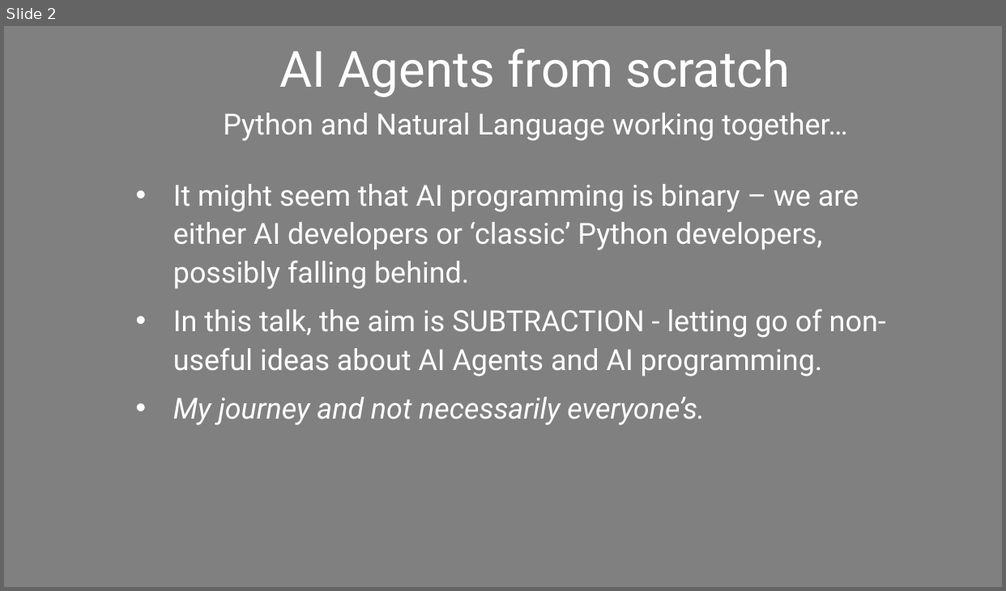
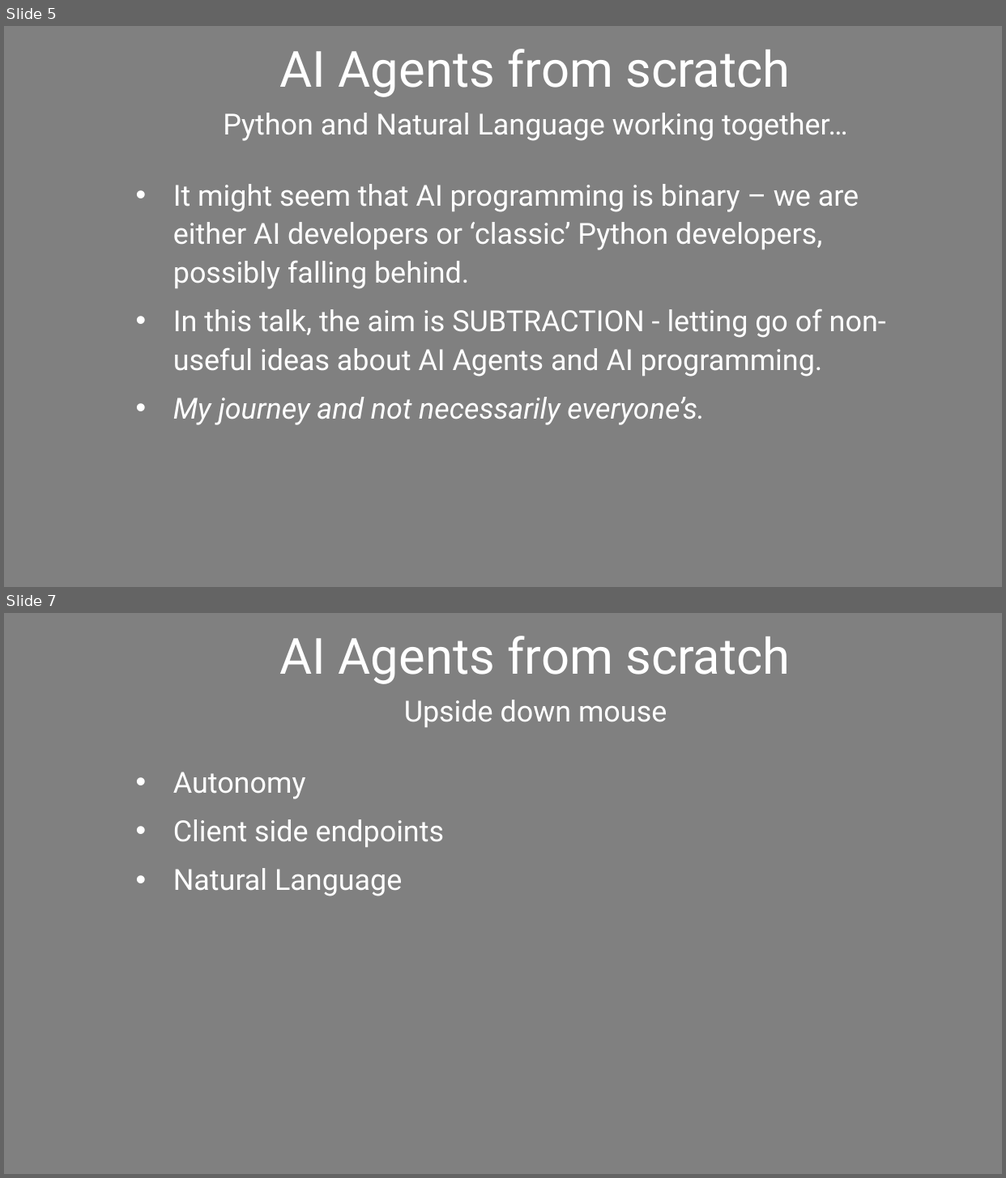
Before and after one commit to Python-Test-Engineer/conf42-ai-agents, a slide deck: ai-agents-conf42.pptx. Shown one above the other, each under a label of ours: slide 2 before the commit, slides 5 and 7 after it; the slides between them are not shown. The pictures are 1006x591 and 1006x1178 pixels, drawn with LibreOffice and Linux fonts; fonts in the diff are those of the drawing. Boxes give left, top, right and bottom in pixels: in the first picture for what was removed or moved away, otherwise in the second. Text is boxed around its words. In the diff, an @@ line names an element or a change of style, - is before the commit and + after.

```diff
--- a/ai-agents-conf42.pptx
+++ b/ai-agents-conf42.pptx
@@ slide 7 added at [4, 613, 1002, 1174], background #808080 @@
@@ text added at [280, 636, 790, 684], 48 pt, text #FFFFFF @@
+AI Agents from scratch
@@ text added at [404, 700, 667, 727], 28 pt, text #FFFFFF @@
+Upside down mouse
@@ subtitle added at [173, 772, 445, 897], 28 pt, text #FFFFFF @@
+• Autonomy
+• Client side endpoints
+• Natural Language
@@ what was slide 2 is now slide 5 @@
```
Also in this commit, not shown: 1 slide changed, 6 other slides added, 2 other files.
